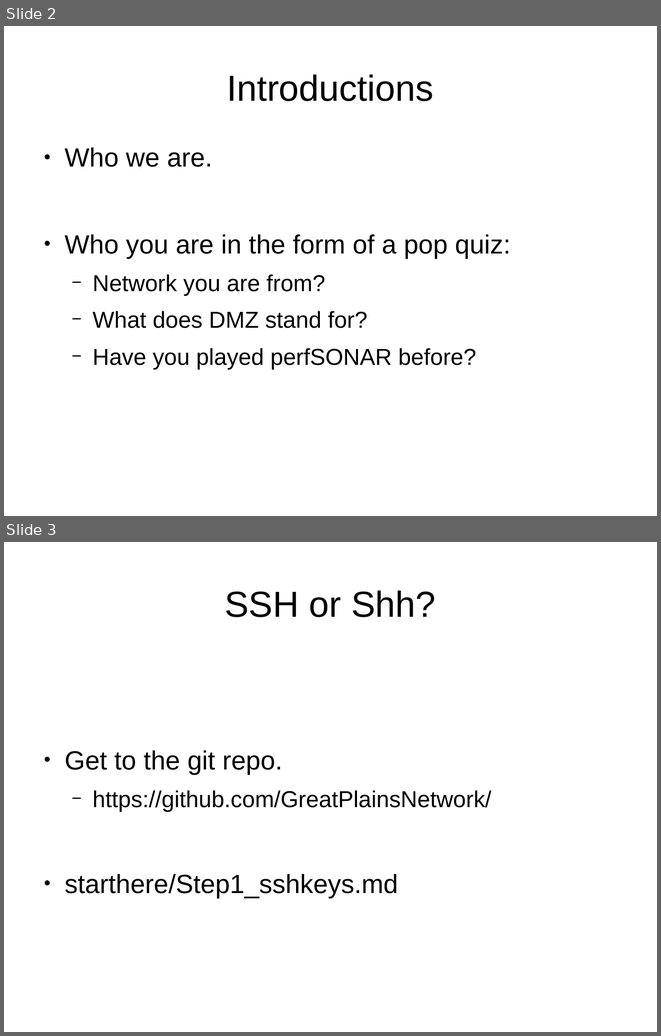
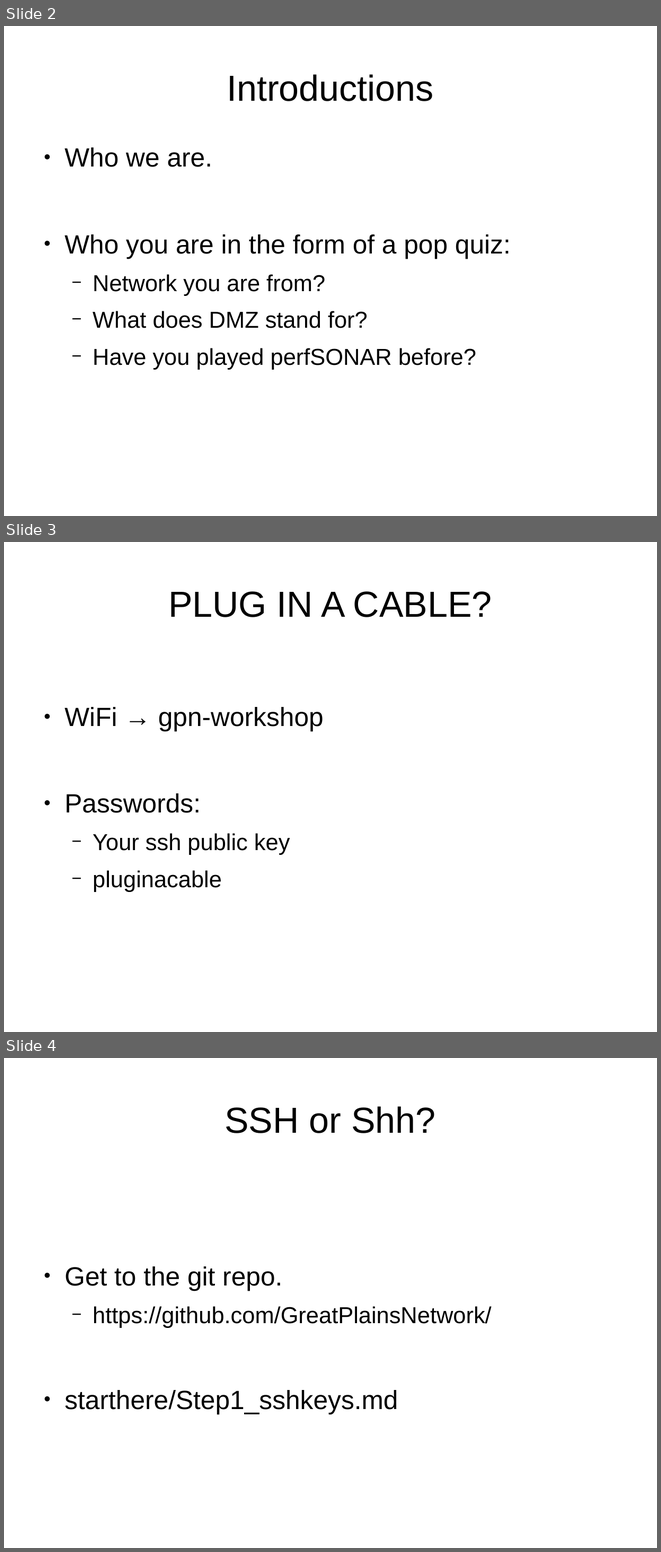
Before and after one commit to GreatPlainsNetwork/20180601-FIONAworkshop, a slide deck: presentations/Welcome.odp. Shown one above the other, each under a label of ours: slides 2 and 3 before the commit, slides 2, 3 and 4 after it. The pictures are 661x1036 and 661x1552 pixels, drawn with LibreOffice and Linux fonts; fonts in the diff are those of the drawing. Boxes give left, top, right and bottom in pixels: in the first picture for what was removed or moved away, otherwise in the second. Text is boxed around its words. In the diff, an @@ line names an element or a change of style, - is before the commit and + after.

Commit message:
wifi and passwords

```diff
--- a/presentations/Welcome.odp
+++ b/presentations/Welcome.odp
@@ slide 3 added at bbox=[4, 542, 657, 1032], background #FFFFFF @@
@@ title added at bbox=[168, 591, 492, 617], 44 pt, text #000000 @@
+PLUG IN A CABLE?
@@ text added at bbox=[64, 707, 324, 892], 28 pt, text #000000 @@
+● WiFi → gpn-workshop
+● Passwords:
+  − Your ssh public key
+  − pluginacable
@@ what was slide 3 is now slide 4 @@
```
